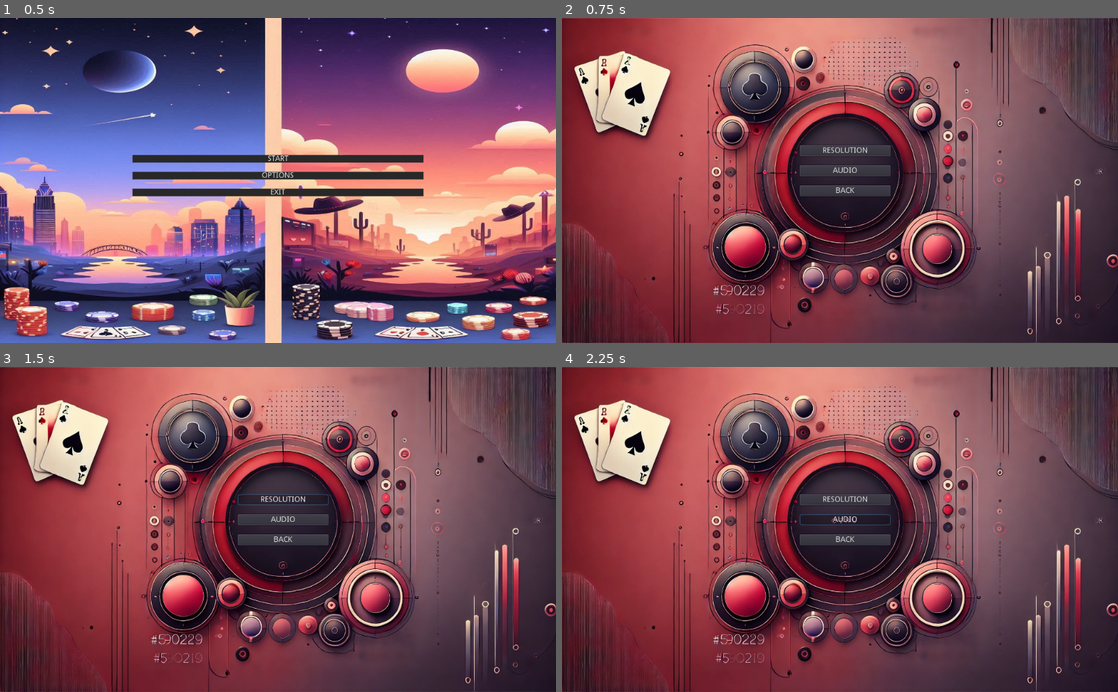
Above: before the commit, frames 1-4 (two rows, left to right).
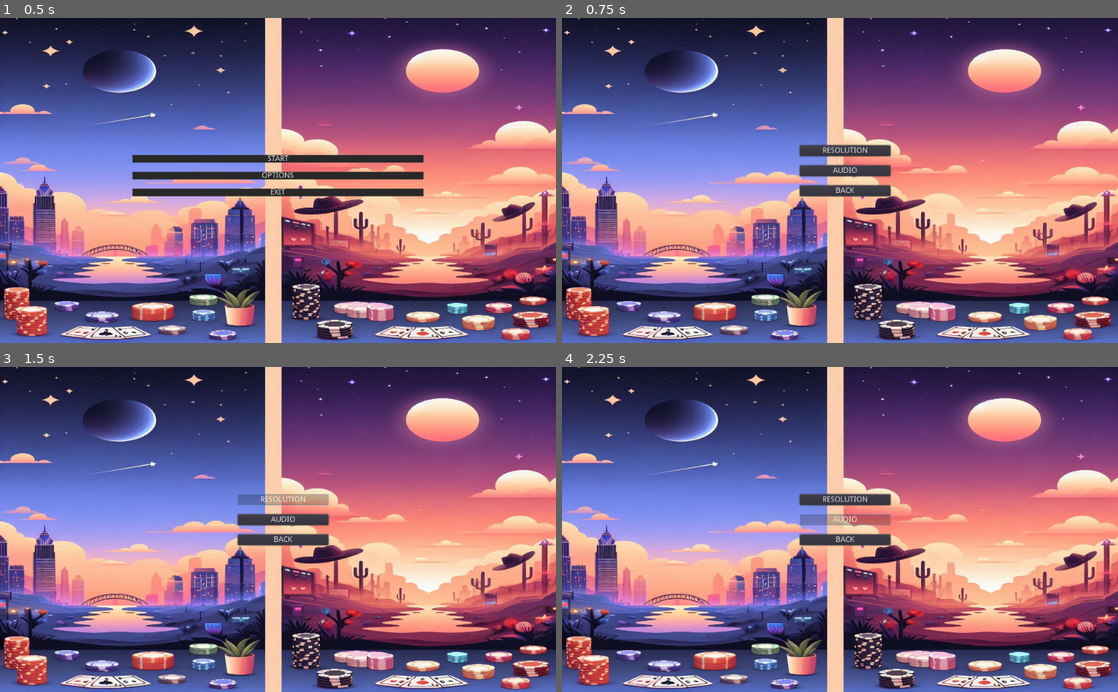
Above: after the commit, the same moments.

Repository: Jesusaez/PokerWithFriends_Game
Game: Godot game, scene res://escenas/Menu.tscn
Same seed, same stepped clock (60 frames per second), same inputs: the game is played once before the commit and once after it.
Inputs:
- Up to frame 1 (0.5 s): no input
- Up to frame 2 (0.75 s): click "OPTIONS" at 0.5 s
- Up to frame 3 (1.5 s): click "RESOLUTION" at 1.25 s
- Up to frame 4 (2.25 s): click "AUDIO" at 2 s

Frame 1 is identical in both runs. In frame 2, 97% of the frame differs, in the area x 0-100%, y 0-100%; in frame 3, 97%; in frame 4, 97%.

Commit message:
Creacio de Sprite de Cartes

Diff:
--- /dev/null
+++ b/Scripts/Carta.gd
@@ -0,0 +1,3 @@
+extends Sprite
+
+var img = "res://Assets/cartas_sueltas/Clubs/tile000.png"
--- /dev/null
+++ b/escenas/Carta.tscn
@@ -0,0 +1,6 @@
+[gd_scene load_steps=2 format=2]
+
+[ext_resource path="res://Scripts/Carta.gd" type="Script" id=1]
+
+[node name="Sprite" type="Sprite"]
+script = ExtResource( 1 )
--- /dev/null
+++ b/escenas/Gamse.gd
@@ -0,0 +1,3 @@
+extends Node2D
+func _ready():
+	$Sprite.texture = load("res://Assets/cartas_sueltas/Clubs/tile004.png")
--- a/escenas/Gamse.tscn
+++ b/escenas/Gamse.tscn
@@ -1,9 +1,31 @@
-[gd_scene load_steps=2 format=2]
+[gd_scene load_steps=5 format=2]
 
 [ext_resource path="res://escenas/InterfazBets.tscn" type="PackedScene" id=1]
+[ext_resource path="res://Assets/maps/Poker_table.png" type="Texture" id=2]
+[ext_resource path="res://escenas/Carta.tscn" type="PackedScene" id=3]
+[ext_resource path="res://escenas/Gamse.gd" type="Script" id=4]
 
 [node name="Node2D" type="Node2D"]
+script = ExtResource( 4 )
+__meta__ = {
+"_edit_group_": true
+}
 
-[node name="Control" parent="." instance=ExtResource( 1 )]
-anchor_left = 1.0
-anchor_top = 1.0
+[node name="TextureRect" type="TextureRect" parent="."]
+anchor_right = 1.0
+anchor_bottom = 1.0
+margin_top = 1.0
+margin_right = 1027.0
+margin_bottom = 602.0
+texture = ExtResource( 2 )
+expand = true
+stretch_mode = 1
+
+[node name="Interfaz Bets" parent="." instance=ExtResource( 1 )]
+anchor_left = 0.5
+anchor_top = 0.5
+anchor_right = 0.5
+anchor_bottom = 0.5
+
+[node name="Sprite" parent="." instance=ExtResource( 3 )]
+position = Vector2( 518, 283 )
--- a/escenas/InterfazBets.tscn
+++ b/escenas/InterfazBets.tscn
@@ -6,31 +6,31 @@
 rect_pivot_offset = Vector2( -179, 142 )
 
 [node name="Button" type="Button" parent="."]
-margin_left = 894.0
-margin_top = 515.0
-margin_right = 992.0
-margin_bottom = 562.0
+margin_left = 903.0
+margin_top = 528.0
+margin_right = 1001.0
+margin_bottom = 575.0
 rect_pivot_offset = Vector2( -980, -351 )
 text = "RAISE"
 
 [node name="Button2" type="Button" parent="."]
-margin_left = 768.0
-margin_top = 515.0
-margin_right = 866.0
-margin_bottom = 562.0
+margin_left = 767.0
+margin_top = 527.0
+margin_right = 865.0
+margin_bottom = 574.0
 rect_pivot_offset = Vector2( -980, -351 )
 text = "FOLD"
 
 [node name="Button3" type="Button" parent="."]
-margin_left = 641.0
-margin_top = 515.0
-margin_right = 739.0
-margin_bottom = 562.0
+margin_left = 631.0
+margin_top = 528.0
+margin_right = 729.0
+margin_bottom = 575.0
 rect_pivot_offset = Vector2( -980, -351 )
 text = "CALL/CHECK"
 
 [node name="HScrollBar" type="HScrollBar" parent="."]
-margin_left = 636.0
-margin_top = 448.0
-margin_right = 995.0
-margin_bottom = 470.0
+margin_left = 630.0
+margin_top = 463.0
+margin_right = 1008.0
+margin_bottom = 485.0
--- a/escenas/Options.tscn
+++ b/escenas/Options.tscn
@@ -1,7 +1,7 @@
 [gd_scene load_steps=6 format=2]
 
 [ext_resource path="res://Scripts/Options.gd" type="Script" id=1]
-[ext_resource path="res://Assets/menu/menu_background.webp" type="Texture" id=2]
+[ext_resource path="res://Assets/menu/OIG1 (1).jpeg" type="Texture" id=2]
 
 [sub_resource type="StyleBoxFlat" id=1]
 bg_color = Color( 0, 0, 0, 0.227451 )
--- a/project.godot
+++ b/project.godot
@@ -16,6 +16,7 @@
 
 [display]
 
+window/size/resizable=false
 window/size/borderless=true
 window/size/fullscreen=true
 
Binary file added: Assets/DesdeArriba/Chips/tile000.png
Not shown, added: Assets/DesdeArriba/Chips/tile000.png.import
Binary file added: Assets/DesdeArriba/Chips/tile001.png
Not shown, added: Assets/DesdeArriba/Chips/tile001.png.import
Binary file added: Assets/DesdeArriba/Chips/tile002.png
Not shown, added: Assets/DesdeArriba/Chips/tile002.png.import
Binary file added: Assets/DesdeArriba/Chips/tile003.png
Not shown, added: Assets/DesdeArriba/Chips/tile003.png.import
Binary file added: Assets/DesdeArriba/Chips/tile004.png
Not shown, added: Assets/DesdeArriba/Chips/tile004.png.import
Binary file added: Assets/DesdeArriba/Chips/tile005.png
Not shown, added: Assets/DesdeArriba/Chips/tile005.png.import
(and 112 more such lines)
